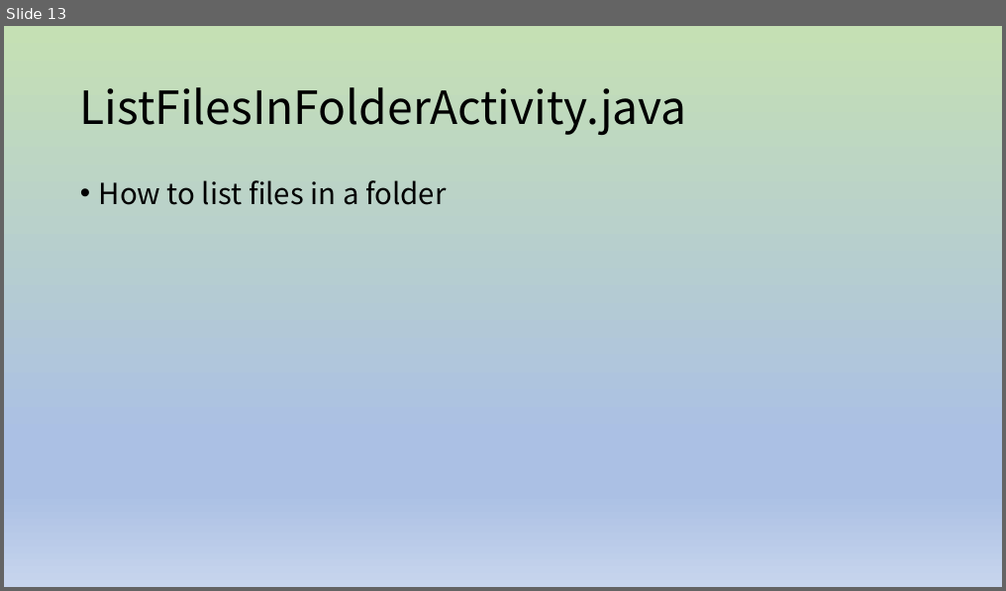
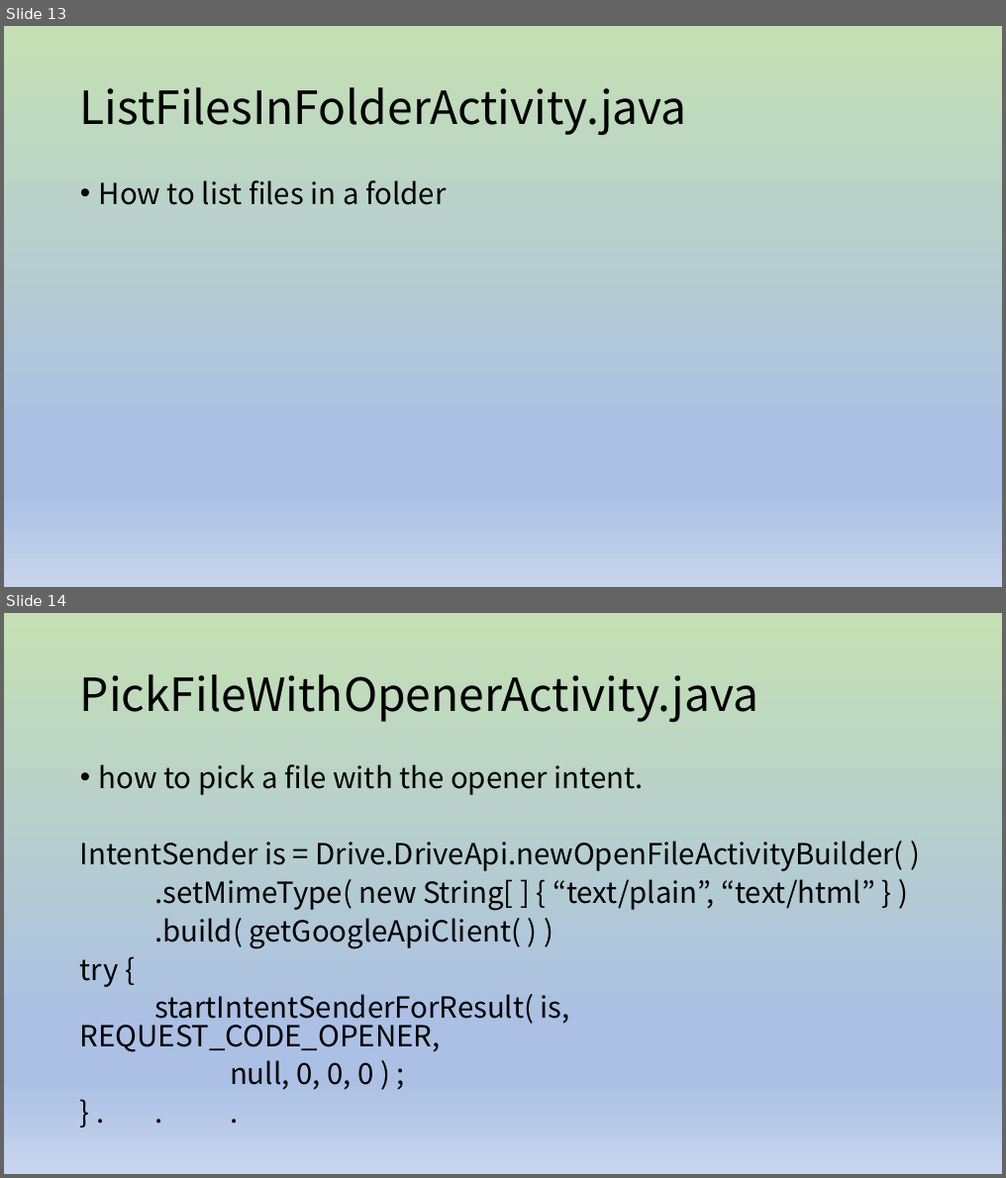
Before and after one commit to dummyFirst/NHK_Japanese, a slide deck: Android/GoogleDrive_AndroidDemo.pptx. Shown one above the other, each under a label of ours: slide 13 before the commit, slides 13 and 14 after it. The pictures are 1006x591 and 1006x1178 pixels, drawn with LibreOffice and Linux fonts; fonts in the diff are those of the drawing. Boxes give left, top, right and bottom in pixels: in the first picture for what was removed or moved away, otherwise in the second. Text is boxed around its words. In the diff, an @@ line names an element or a change of style, - is before the commit and + after.

Commit message:
Add

```diff
--- a/Android/GoogleDrive_AndroidDemo.pptx
+++ b/Android/GoogleDrive_AndroidDemo.pptx
@@ slide 14 added at [4, 613, 1002, 1174], background gradient #C5E0B4 to #ABC0E4 to #C7D5ED @@
@@ title added at [80, 674, 758, 722], 44 pt, text #000000 @@
+PickFileWithOpenerActivity.java
@@ text added at [80, 764, 904, 1090], 28 pt, text #000000 @@
+• how to pick a file with the opener intent.
+IntentSender is = Drive.DriveApi.newOpenFileActivityBuilder( )
+.setMimeType( new String[ ] { “text/plain”, “text/html” } )
+.build( getGoogleApiClient( ) )
+try {
+startIntentSenderForResult( is, REQUEST_CODE_OPENER,
+null, 0, 0, 0 ) ;
+} . . .
```
